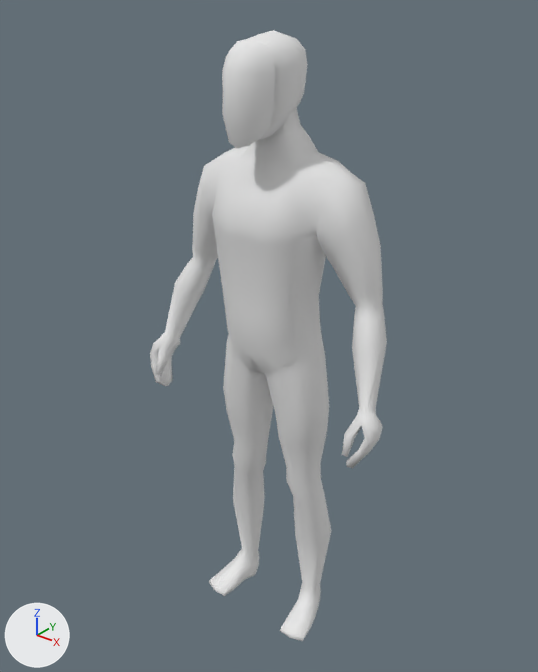
What one commit did to the FBX model Assets/DHCharacter.fbx.
One viewpoint serves both versions: a 50 mm lens placed at (1.273, -1.611, 2.052), pointed at (-0.028, 0.016, 1.043). Arrows for +X, +Y and +Z are at lower left; the lights stay in place.
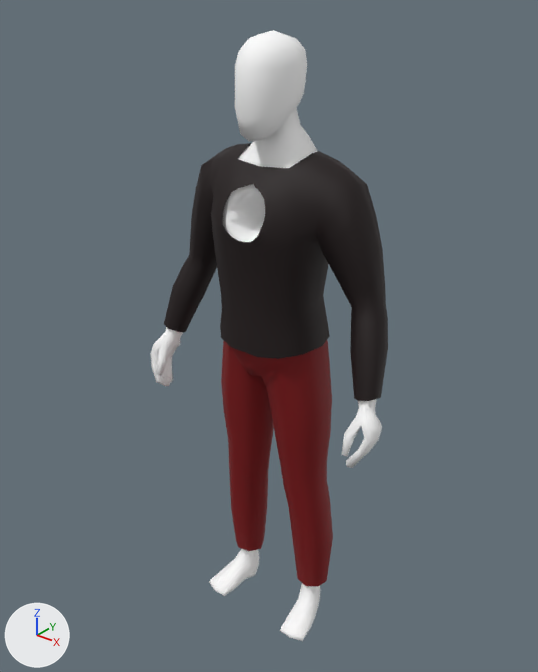
Pixel boxes [x1, y1, x2, y2] of what changed, in the pictures (538 x 672 px):
```json
{"object": "Cube", "change": "recoloured, reshaped, rescaled", "before": [150, 30, 387, 641], "after": [150, 30, 382, 641]}
{"object": "Top", "change": "added", "after": [164, 143, 388, 401], "on screen": "black"}
{"object": "Pants", "change": "added", "after": [221, 340, 333, 587], "on screen": "red"}
{"part": 1, "of": "me_cube_001", "change": "deleted", "before": [222, 38, 275, 148]}
{"part": 2, "of": "me_cube_001", "change": "built on", "before": [225, 159, 290, 275], "after": [225, 159, 287, 242]}
```

The change, as JSON lines over the scene's bpy script:
```json
{"op": "set", "path": "mat_material.base_color", "old": "(0.8, 0.8, 0.8)", "new": "(1.0, 1.0, 1.0)", "note": "white #e7e7e7 -> white #ffffff"}
{"op": "add", "block": "mat_pants", "code": ["mat_pants = principled_material('Pants')", "mat_pants.base_color = (0.212, 0.0, 0.00185)  # red #7f0006", "mat_pants.roughness = 0.69"]}
{"op": "add", "block": "mat_material_001", "code": ["mat_material_001 = principled_material('Material.001')", "mat_material_001.base_color = (0.00793, 0.00162, 0.00179)  # black #160506", "mat_material_001.roughness = 0.69"]}
{"block": "me_cube_001", "where": "# used by ob_cube; location = (0.0, 0.0, 0.0)"}
{"op": "remove", "block": "me_cube_001", "code": "me_cube_001.from_pydata(...)  # 718 vertices, 706 faces; spans x -0.43..0.43, y -0.18..0.14, z 0.0..1.92"}
{"op": "add", "block": "me_cube_001", "code": "me_cube_001.from_pydata(...)  # 751 vertices, 708 faces; spans x -0.43..0.43, y -0.15..0.14, z 0.0..1.92"}
{"block": "me_cube_001", "change": "me_cube_001 part 1: the loose piece of 38 vertices spanning x -0.08..0.08, y -0.18..-0.09, z 1.65..1.91 is deleted"}
{"block": "me_cube_001", "change": "me_cube_001 part 2"}
{"block": "me_cube_001", "change": "4 vertices are removed from x 0.0, y -0.13..0.13, z 1.41..1.52"}
{"block": "me_cube_001", "change": "18 faces are deleted"}
{"block": "me_cube_001", "change": "2 vertices move within x -0.06..0.06, y 0.14, z 1.44"}
{"block": "me_cube_001", "change": "75 vertices are added at x -0.07..0.07, y -0.13..0.14, z 1.4..1.53"}
{"block": "me_cube_001", "change": "48 new faces join them"}
{"op": "add", "block": "me_cube_004", "code": ["me_cube_004 = bpy.data.meshes.new('Cube.004')", "me_cube_004.from_pydata(...)  # 177 vertices, 164 faces; spans x -0.208..0.208, y -0.129..0.131, z 0.143..1.091", "me_cube_004.materials.append(mat_pants)  # red #7f0006"]}
{"op": "add", "block": "me_cube_001_1", "code": ["me_cube_001_1 = bpy.data.meshes.new('Cube.001')", "me_cube_001_1.from_pydata(...)  # 329 vertices, 240 faces; spans x -0.407..0.407, y -0.144..0.154, z 0.982..1.621", "me_cube_001_1.materials.append(mat_material_001)  # black #160506"]}
{"op": "set", "path": "ob_cube.scale", "old": "(1.0, 1.0, 1.0)", "new": "(0.996, 0.996, 1.0)"}
{"op": "add", "block": "ob_pants", "code": ["ob_pants = bpy.data.objects.new('Pants', me_cube_004)", "ob_pants.location = (0.0, 0.0, 0.0)"]}
{"op": "add", "block": "ob_top", "code": ["ob_top = bpy.data.objects.new('Top', me_cube_001_1)", "ob_top.location = (0.0, 0.0, 0.0)"]}
```
